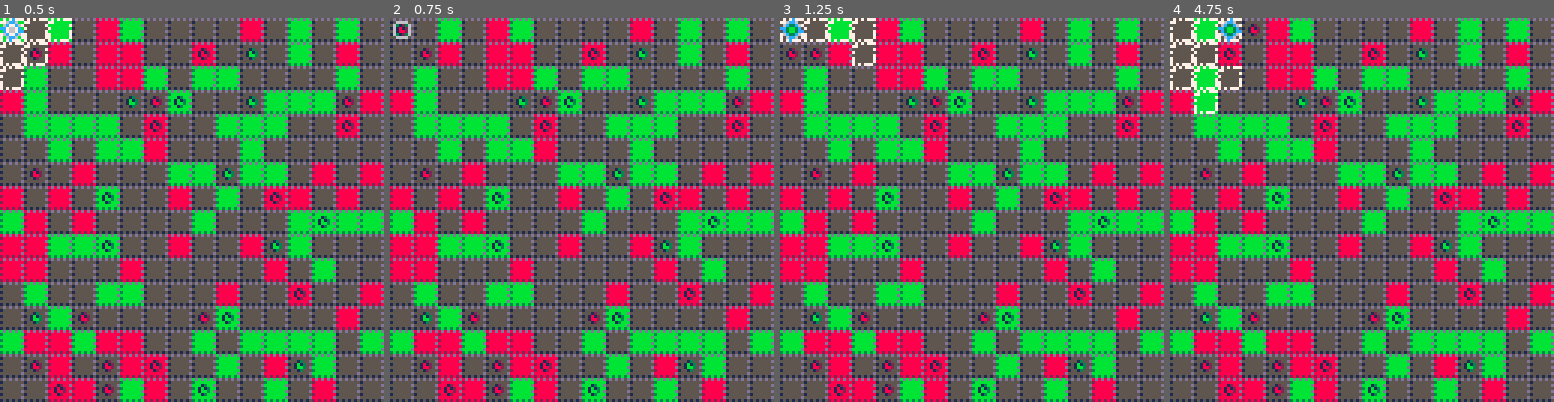
Above: before the commit, frames 1-4 (left to right).
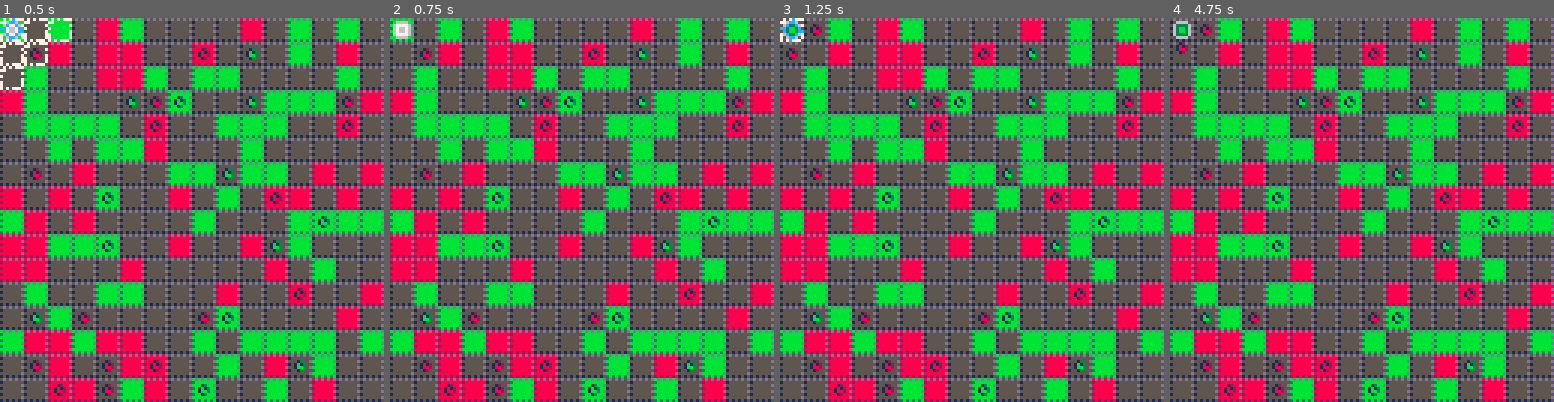
Above: after the commit, the same moments.

Repository: jcwilk/dv_prototype
Game: PICO-8 cartridge divproto.p8
The game is run twice, just before and just after one commit, with the same random seed, the same clock (stepped at 60 frames per second) and the same inputs.
Inputs:
- Up to frame 1 (0.5 s): no input
- Up to frame 2 (0.75 s): tap O (Z key) at 0.7 s
- Up to frame 3 (1.25 s): no input
- Up to frame 4 (4.75 s): hold Right 1.6-2.1 s; tap O (Z key) every 0.4 s from 1.7 to 4.5 s; hold Up 2.15-2.42 s; hold Right 2.47-3.03 s; hold Left 3.08-3.58 s; hold Down 3.63-3.97 s; hold Right 4.02-4.68 s; hold Up from 4.73 s (still down)

Frame 1 is identical in both runs. In frame 2, 0.3% of the frame differs, in the area x 0-7%, y 0-7%; in frame 3, 0.6%; in frame 4, 2.0%, in the area x 0-24%, y 0-25%.

Commit message:
Allow mobs to move when player waits

Diff:
--- a/divproto.p8
+++ b/divproto.p8
@@ -271,28 +271,17 @@
 
 function choose_move()
  dehighlight_moves()
- if player.x == selected_move[1] and player.y == selected_move[2] then
+
+ make_path_tween(player,selected_move,6).after=function()
   exchange_color()
   anims.after(function()
-   //dupt
-	  highlight_moves()
-	  select_player_tile()
-	 end)
- else
-  //player.x=selected_move[1]
-  //player.y=selected_move[2]
-  //make_tween2(player,"x","y",selected_move[1],selected_move[2],6)
-  make_path_tween(player,selected_move,6).after=function()
-   exchange_color()
+			mobs.move()
    anims.after(function()
- 			mobs.move()
-    anims.after(function()
-     //dupt
- 		  highlight_moves()
- 		  select_player_tile()
- 		 end)
- 		end)
-  end
+    //dupt
+		  highlight_moves()
+		  select_player_tile()
+		 end)
+		end)
  end
 end
 -->8
